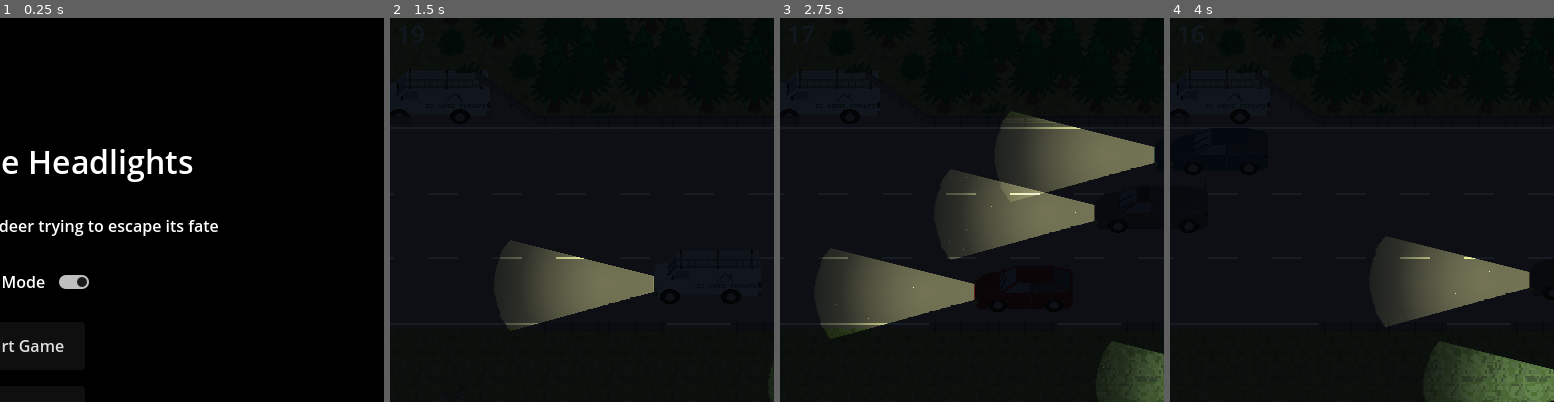
Above: before the commit, frames 1-4 (left to right).
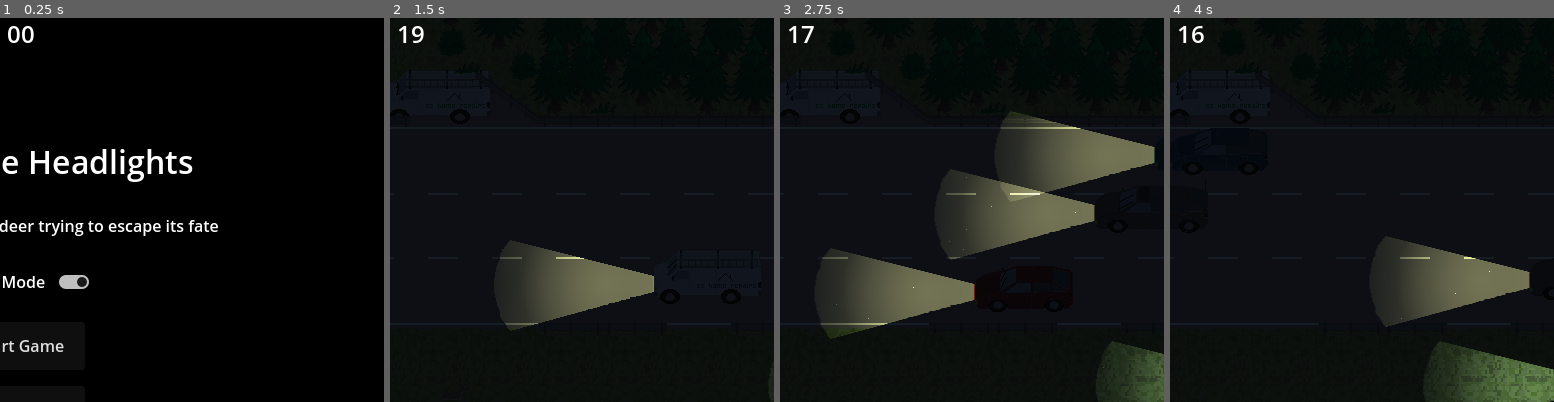
Above: after the commit, the same moments.

Repository: Pedro-T/deer-in-the-headlights
Game: Godot game, scene res://Main.tscn
Two runs of this game, one before a commit and one after it. Both use one fixed random seed, a clock stepped at 60 frames per second and the inputs below.
Inputs:
- Up to frame 1 (0.25 s): no input
- Up to frame 2 (1.5 s): click "Start Game" at 0.5 s; hold D (move_right) from 1.28 s (still down)
- Up to frame 3 (2.75 s): release D (move_right) at 2.03 s; hold S (move_down) from 2.03 s (still down)
- Up to frame 4 (4 s): release S (move_down) at 2.78 s; hold D (move_right) 2.78-3.53 s; hold W (move_up) from 3.53 s (still down)
The pictures show only the part of the screen within x 47-97%, y 2-52%; the shares and areas given below are measured in that part.

The runs differ from the first frame. In frame 1, 0.2% of the frame differs, in the area x 2-9%, y 2-7%; in frame 2, 0.1%; in frame 3, 0.1%; in frame 4, 0.1%.

Commit message:
move info label to secondary canvas layer fixes #96

Diff:
--- a/deer-in-the-headlights/Main.tscn
+++ b/deer-in-the-headlights/Main.tscn
@@ -576,7 +576,12 @@
 visible = false
 color = Color(0.07058824, 0.09411765, 0.1254902, 0.92156863)
 
-[node name="InfoLabel" type="Label" parent="."]
+[node name="CanvasLayer" type="CanvasLayer" parent="."]
+layer = 2
+
+[node name="InfoLabel" type="Label" parent="CanvasLayer"]
+z_index = 2
+z_as_relative = false
 offset_right = 768.0
 offset_bottom = 64.0
 text = "Time!"
--- a/deer-in-the-headlights/game_manager.gd
+++ b/deer-in-the-headlights/game_manager.gd
@@ -41,6 +41,7 @@
     firing_timer.start()
     hunter_truck.toggle_lights()
     stage.start_all()
+    info_label.visible = true
 
     state = GameState.PLAY
     get_tree().create_timer(17).connect("timeout", func() -> void: blocker_vehicle.moving = true)
@@ -61,6 +62,7 @@
     firing_timer.stop()
 
     night_canvas.visible = false
+    info_label.visible = false
 
 func trigger_shot() -> void:
     hunter.fire()
--- a/deer-in-the-headlights/main.gd
+++ b/deer-in-the-headlights/main.gd
@@ -2,7 +2,7 @@
 
 func _ready() -> void:
     GameManager.vehicle_spawner = $Stage/VehicleContainer/VehicleSpawnController
-    GameManager.info_label = $InfoLabel
+    GameManager.info_label = $CanvasLayer/InfoLabel
     GameManager.game_timer = $GameTimer
     GameManager.firing_timer = $FiringTimer
     GameManager.screens = $Screens
